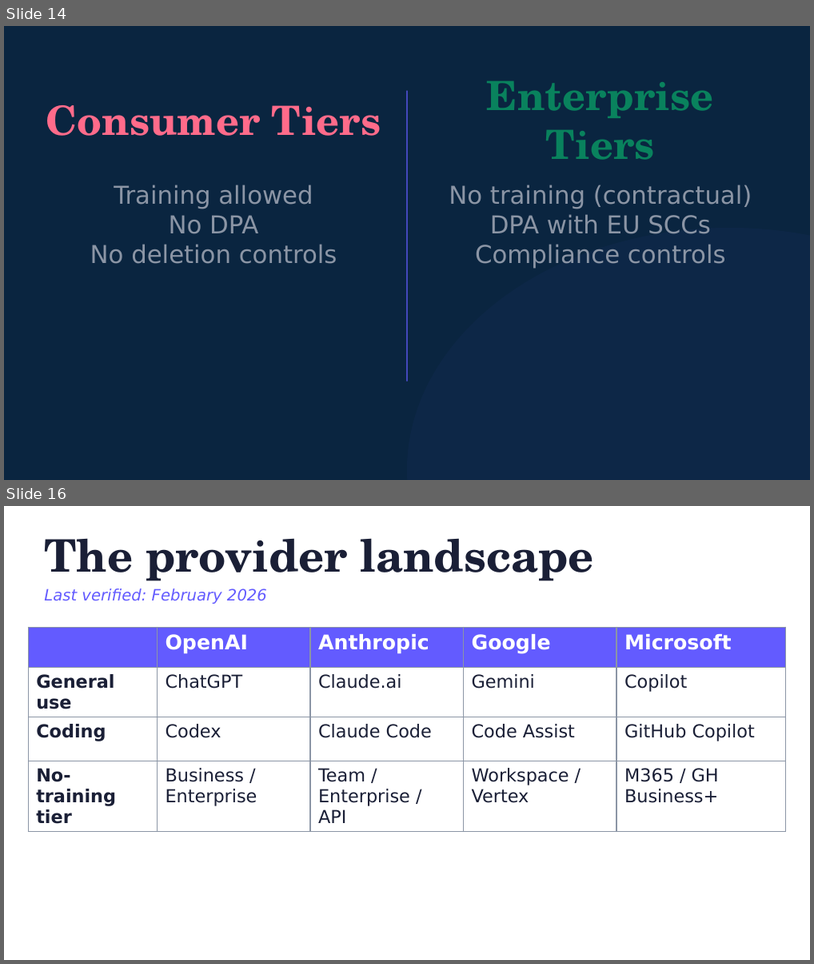
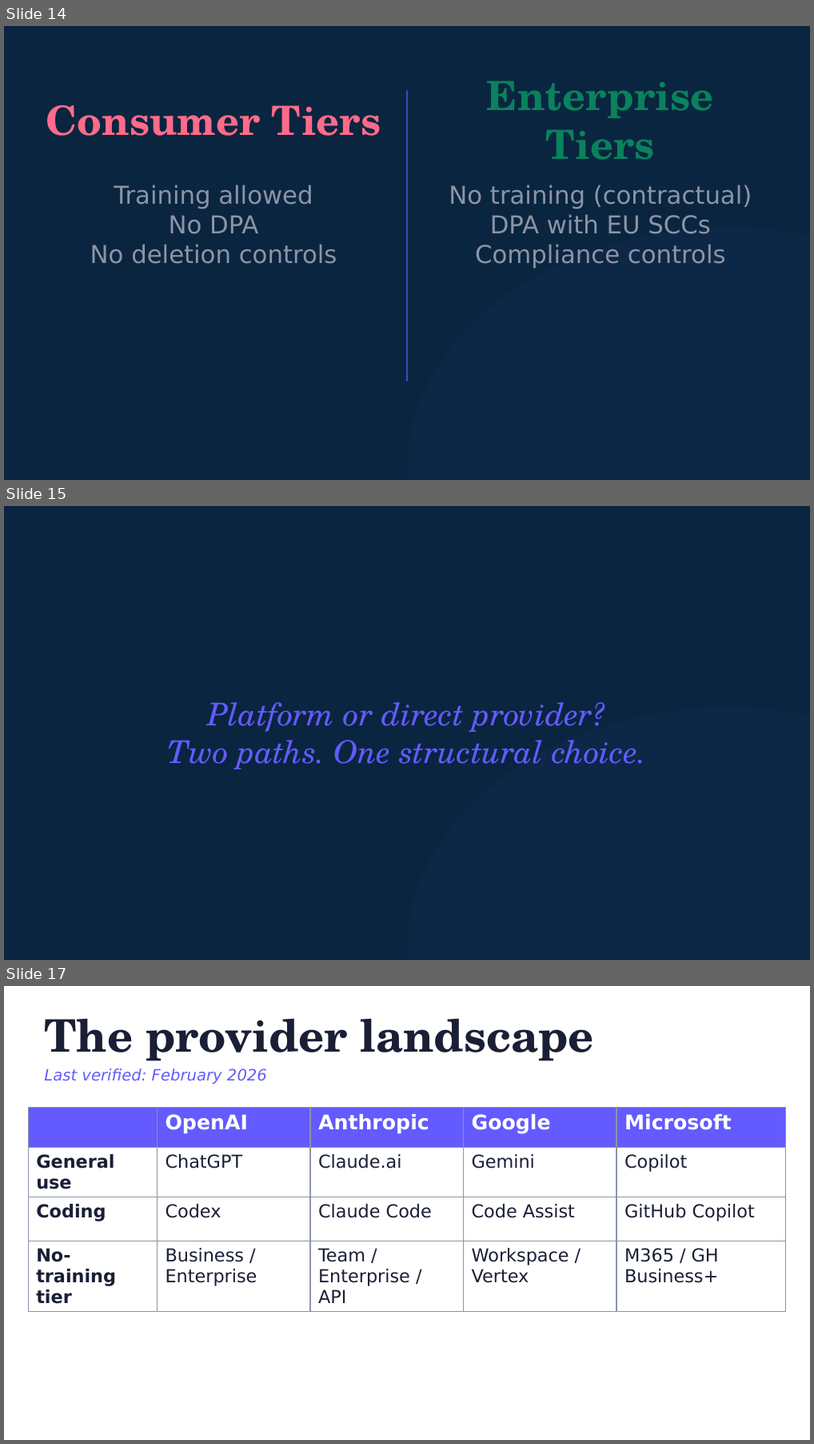
Before and after one commit to michaelengland/ai-best-practices, a slide deck: decks/ai-policy/ai-policy.pptx. Shown one above the other, each under a label of ours: slides 14 and 16 before the commit, slides 14, 15 and 17 after it; the slides between them are not shown. The pictures are 814x964 and 814x1444 pixels, drawn with LibreOffice and Linux fonts; fonts in the diff are those of the drawing. Boxes give left, top, right and bottom in pixels: in the first picture for what was removed or moved away, otherwise in the second. Text is boxed around its words. In the diff, an @@ line names an element or a change of style, - is before the commit and + after.

```diff
--- a/decks/ai-policy/ai-policy.pptx
+++ b/decks/ai-policy/ai-policy.pptx
@@ slide 15 added at (x1=4, y1=506, x2=810, y2=960), background #0A2540 @@
@@ text added at (x1=167, y1=702, x2=647, y2=769), 28 pt, text #635BFF, italic @@
+Platform or direct provider?
+Two paths. One structural choice.
@@ ellipse added at (x1=407, y1=708, x2=810, y2=960), fill #635BFF at 4% opacity @@
@@ what was slide 16 is now slide 17 @@
```
Also in this commit, not shown: 1 slide changed, 2 other slides added, 2 slides removed, 5 other files.
